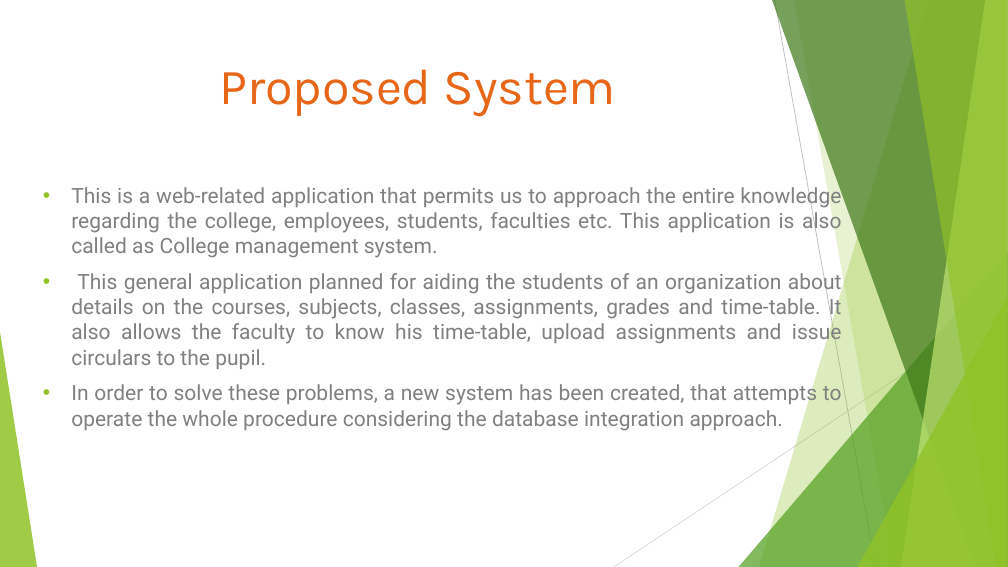
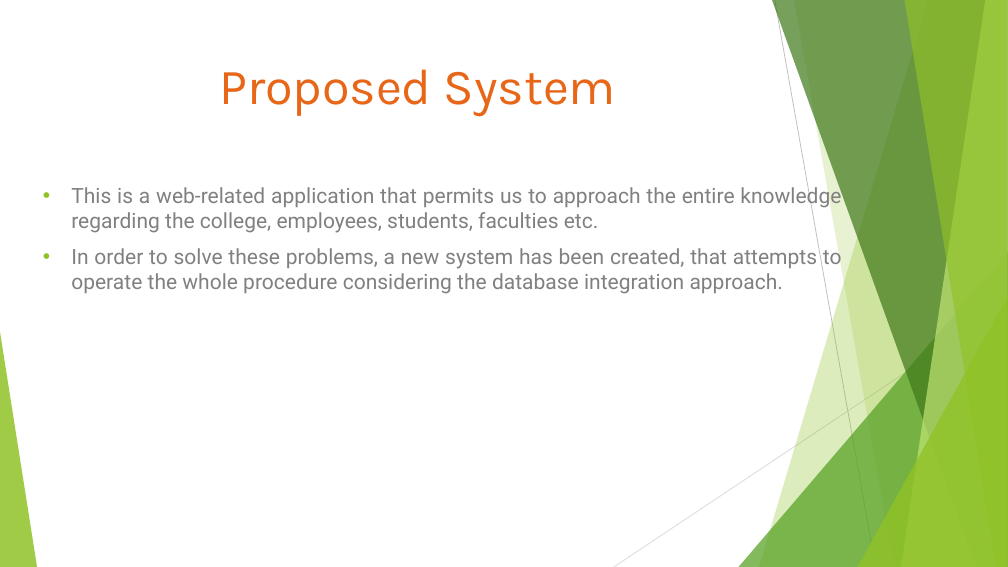
Before and after one commit to mohanabalaji/College_Management_System, a slide deck: slide 6 of PROJECT WORK PRESENTATION.pptx. Drawn at 1008x567 pixels with LibreOffice and Linux fonts; fonts in the diff are those of the drawing. Boxes give left, top, right and bottom in pixels: in the first picture for what was removed or moved away, otherwise in the second. Text is boxed around its words. In the diff, an @@ line names an element or a change of style, - is before the commit and + after.

```diff
--- a/PROJECT WORK PRESENTATION.pptx
+++ b/PROJECT WORK PRESENTATION.pptx
@@ text at <box>71,183,841,233</box>: text changed @@
-• This is a web-related application that permits us to approach the entire knowledge regarding the college, employees, students, faculties etc. This application is also called as College management system.
-• This general application planned for aiding the students of an organization about details on the courses, subjects, classes, assignments, grades and time-table. It also allows the faculty to know his time-table, upload assignments and issue circulars to the pupil.
+• This is a web-related application that permits us to approach the entire knowledge regarding the college, employees, students, faculties etc.
```
Also in this commit, not shown: 4 other slides changed, 5 slides added, 3 slides removed.
